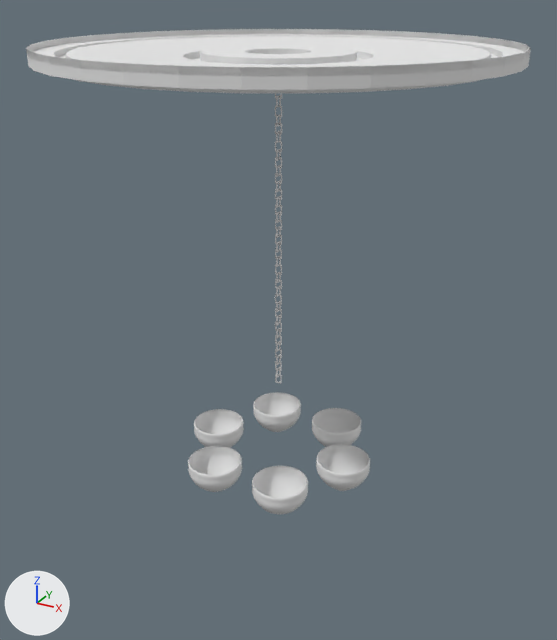
The Blender file Assets/models/house/lights/chandelier/chandelier03.blend, before and after one commit.
Both versions are drawn from a 50 mm camera at (1.043, -1.897, 1.395) aimed at (-0.016, 0.029, 0.432). Arrows for +X, +Y and +Z are at lower left; the lights stay in place. The same objects are shown in both versions, whatever each file hides.

Names of what the first picture shows: 'bowl.000', 'bowl.001', 'bowl.002', 'ceiling_molding', 'chain'.
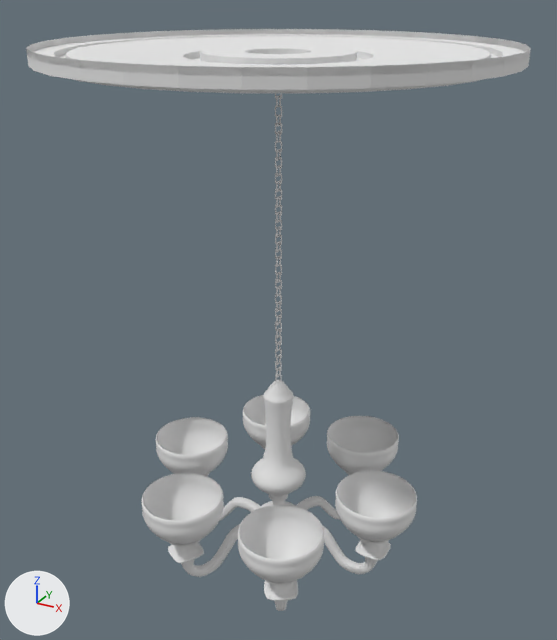
ob_body is not drawn itself; it is the parent of ob_body_001, ob_ceiling_plate, ob_ceiling_molding, ob_chain.

Boxes [x1, y1, x2, y2] around the edits, measured in the pictures (557 x 640 px):
'ceiling_molding', moved, rescaled: [26, 29, 531, 93] in both
'bowl.000', reshaped, moved, rescaled (53% narrower, 13% shorter): before [194, 409, 370, 491]; after [335, 470, 417, 541]
'bowl.001', reshaped, moved, rescaled, turned: before [252, 392, 308, 514]; after [156, 417, 228, 475]
'bowl.003', added: after [238, 505, 325, 583]
'bowl.002', reshaped, moved, turned, rescaled: before [188, 408, 361, 492]; after [243, 395, 310, 447]
'bowl.004', added: after [141, 473, 224, 544]
'body.001', added: after [251, 380, 306, 508]
'bowl.005', added: after [327, 416, 399, 474]
'arm.004', added: after [168, 524, 240, 577]
'chain', rescaled: before [275, 93, 282, 384]; after [275, 93, 282, 382]
'arm.000', added: after [323, 526, 391, 574]
'arm.003', added: after [264, 580, 298, 611]
'arm.005', added: after [296, 470, 351, 520]
'arm.001', added: after [205, 473, 260, 520]
'arm.002', added: after [261, 445, 292, 458]
part 1 of me_cylinder_006, deleted: before [252, 466, 308, 514]
part 2 of me_cylinder_005, deleted: before [194, 409, 244, 448]
part 3 of me_cylinder_007, deleted: before [312, 408, 361, 447]

Patch to the scene script:
```diff
--- a/Assets/models/house/lights/chandelier/chandelier03.blend.py
+++ b/Assets/models/house/lights/chandelier/chandelier03.blend.py
@@ me_cylinder_005 @@
 me_cylinder_005.from_pydata(...)  # 1024 vertices, 1024 faces; spans x -0.317..0.317, y -0.084..0.084, z -0.058..0.051
+# me_cylinder_005 part 2: the loose piece of 480 vertices spanning x -0.317..-0.148, y -0.084..0.084, z -0.051..0.051 is deleted
@@ me_cylinder_007 @@
 me_cylinder_007.from_pydata(...)  # 960 vertices, 960 faces; spans x -0.317..0.317, y -0.084..0.084, z -0.051..0.051
 # used by ob_bowl_002; location = (0.0, 0.0, -0.0302); rotation_euler = (0.0, 0.0, 1.047), in degrees (0, 0, 60)
+# me_cylinder_007 part 3: the loose piece of 480 vertices spanning x 0.148..0.317, y -0.084..0.084, z -0.051..0.051 is deleted
@@ me_cylinder_006 @@
 me_cylinder_006.from_pydata(...)  # 960 vertices, 960 faces; spans x -0.317..0.317, y -0.084..0.084, z -0.051..0.051
 # used by ob_bowl_001; location = (0.0, 0.0, -0.0302); rotation_euler = (0.0, 0.0, -1.047), in degrees (0, 0, -60)
+# me_cylinder_006 part 1: the loose piece of 480 vertices spanning x 0.148..0.317, y -0.084..0.084, z -0.051..0.051 is deleted
@@ ob_body @@
 ob_body.location = (0.0, 0.0, -0.0302)
+ob_body.scale = (0.259, 0.259, 0.259)
 ob_body.hide_set(True)
@@ ob_ceiling_molding @@
 ob_ceiling_molding = bpy.data.objects.new('ceiling_molding', me_circle)
+ob_ceiling_molding.parent = ob_body
+ob_ceiling_molding.matrix_parent_inverse = Matrix(((3.855, 0.0, 0.0, 0.0), (0.0, 3.855, 0.0, 0.0), (0.0, 0.0, 3.855, 0.117), (0.0, 0.0, 0.0, 1.0)))
 ob_ceiling_molding.location = (0.0, 0.0, 1.205)
@@ ob_bowl_000 @@
 ob_bowl_000 = bpy.data.objects.new('bowl.000', me_cylinder_005)
-ob_bowl_000.location = (0.0, 0.0, -0.0302)
+ob_bowl_000.location = (0.0, 0.0, -0.146)
+ob_bowl_000.scale = (1.5, 1.5, 1.5)
@@ ob_bowl_002 @@
 ob_bowl_002 = bpy.data.objects.new('bowl.002', me_cylinder_007)
-ob_bowl_002.location = (0.0, 0.0, -0.0302)
-ob_bowl_002.rotation_euler = (0.0, 0.0, 1.047)  # degrees (0, 0, 60)
+ob_bowl_002.location = (0.0, 0.0, -0.146)
+ob_bowl_002.rotation_euler = (0.0, 0.0, -1.047)  # degrees (0, 0, -60)
+ob_bowl_002.scale = (1.5, 1.5, 1.5)
@@ ob_bowl_001 @@
 ob_bowl_001 = bpy.data.objects.new('bowl.001', me_cylinder_006)
-ob_bowl_001.location = (0.0, 0.0, -0.0302)
-ob_bowl_001.rotation_euler = (0.0, 0.0, -1.047)  # degrees (0, 0, -60)
+ob_bowl_001.location = (0.0, 0.0, -0.146)
+ob_bowl_001.scale = (1.5, 1.5, 1.5)
@@ ob_arm_000 @@
+ob_arm_000 = bpy.data.objects.new('arm.000', me_cube_001)  # 880 vertices, 864 faces; spans x 0.032..0.274, y -0.042..0.042, z -0.069..0.059; in mat_chandelier01 (its picture is missing)
+ob_arm_000.parent = ob_arms
+ob_arm_000.location = (0.0, 0.0, -0.303)
+ob_arm_000.scale = (1.5, 1.5, 1.5)
@@ ob_arm_001 @@
+ob_arm_001 = bpy.data.objects.new('arm.001', me_cube_001.copy())
+ob_arm_001.parent = ob_arms
+ob_arm_001.location = (0.0, 0.0, -0.303)
+ob_arm_001.rotation_euler = (0.0, 0.0, 3.142)  # degrees (0, 0, 180)
+ob_arm_001.scale = (1.5, 1.5, 1.5)
@@ ob_arm_004 @@
+ob_arm_004 = bpy.data.objects.new('arm.004', me_cube_001.copy())
+ob_arm_004.parent = ob_arms
+ob_arm_004.location = (0.0, 0.0, -0.303)
+ob_arm_004.rotation_euler = (0.0, 0.0, -2.094)  # degrees (0, 0, -120)
+ob_arm_004.scale = (1.5, 1.5, 1.5)
@@ ob_arm_005 @@
+ob_arm_005 = bpy.data.objects.new('arm.005', me_cube_001.copy())
+ob_arm_005.parent = ob_arms
+ob_arm_005.location = (0.0, 0.0, -0.303)
+ob_arm_005.rotation_euler = (0.0, 0.0, 1.047)  # degrees (0, 0, 60)
+ob_arm_005.scale = (1.5, 1.5, 1.5)
@@ ob_arm_002 @@
+ob_arm_002 = bpy.data.objects.new('arm.002', me_cube_001.copy())
+ob_arm_002.parent = ob_arms
+ob_arm_002.location = (0.0, 0.0, -0.303)
+ob_arm_002.rotation_euler = (0.0, 0.0, 2.094)  # degrees (0, 0, 120)
+ob_arm_002.scale = (1.5, 1.5, 1.5)
@@ ob_arm_003 @@
+ob_arm_003 = bpy.data.objects.new('arm.003', me_cube_001.copy())
+ob_arm_003.parent = ob_arms
+ob_arm_003.location = (0.0, 0.0, -0.303)
+ob_arm_003.rotation_euler = (0.0, 0.0, -1.047)  # degrees (0, 0, -60)
+ob_arm_003.scale = (1.5, 1.5, 1.5)
@@ ob_bowl_004 @@
+ob_bowl_004 = bpy.data.objects.new('bowl.004', me_cylinder_007_1)  # 480 vertices, 480 faces; spans x -0.317..-0.148, y -0.084..0.084, z -0.051..0.051
+ob_bowl_004.parent = ob_bulbs
+ob_bowl_004.location = (0.0, 0.0, -0.146)
+ob_bowl_004.rotation_euler = (0.0, 0.0, 1.047)  # degrees (0, 0, 60)
+ob_bowl_004.scale = (1.5, 1.5, 1.5)
@@ ob_bowl_005 @@
+ob_bowl_005 = bpy.data.objects.new('bowl.005', me_cylinder_010)  # 480 vertices, 480 faces; spans x 0.148..0.317, y -0.084..0.084, z -0.051..0.051
+ob_bowl_005.parent = ob_bulbs
+ob_bowl_005.location = (0.0, 0.0, -0.146)
+ob_bowl_005.rotation_euler = (0.0, 0.0, 1.047)  # degrees (0, 0, 60)
+ob_bowl_005.scale = (1.5, 1.5, 1.5)
@@ ob_bowl_003 @@
+ob_bowl_003 = bpy.data.objects.new('bowl.003', me_cylinder_010.copy())
+ob_bowl_003.parent = ob_bulbs
+ob_bowl_003.location = (0.0, 0.0, -0.146)
+ob_bowl_003.rotation_euler = (0.0, 0.0, -1.047)  # degrees (0, 0, -60)
+ob_bowl_003.scale = (1.5, 1.5, 1.5)
@@ ob_body_001 @@
+ob_body_001 = bpy.data.objects.new('body.001', me_cylinder_004)
+ob_body_001.parent = ob_body
+ob_body_001.location = (0.0, 0.0, -0.146)
+ob_body_001.scale = (1.5, 1.5, 1.5)
```
